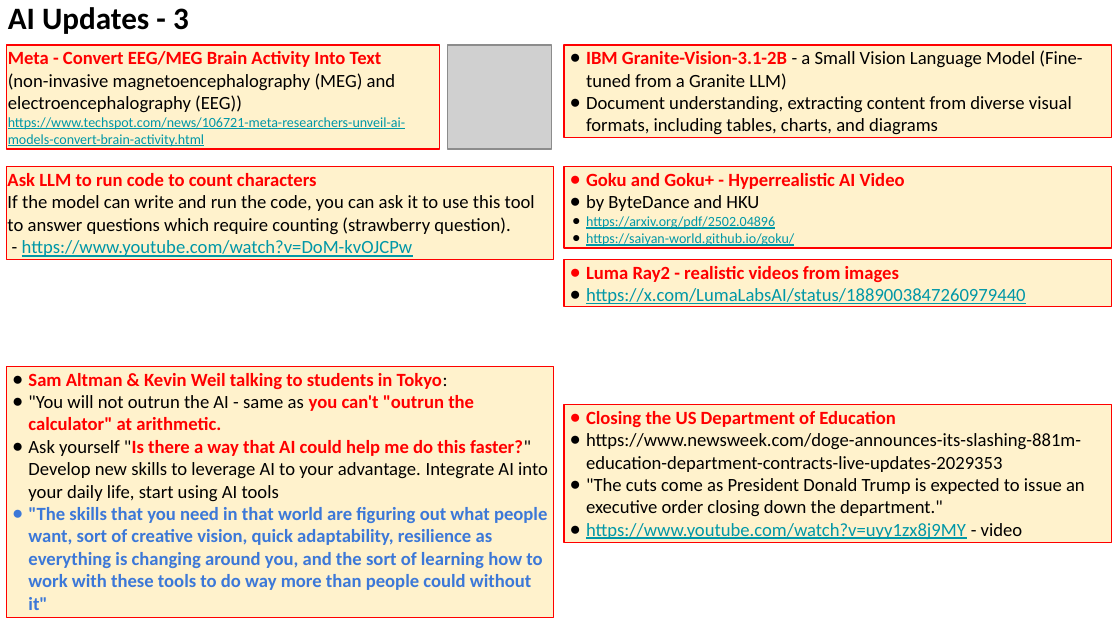
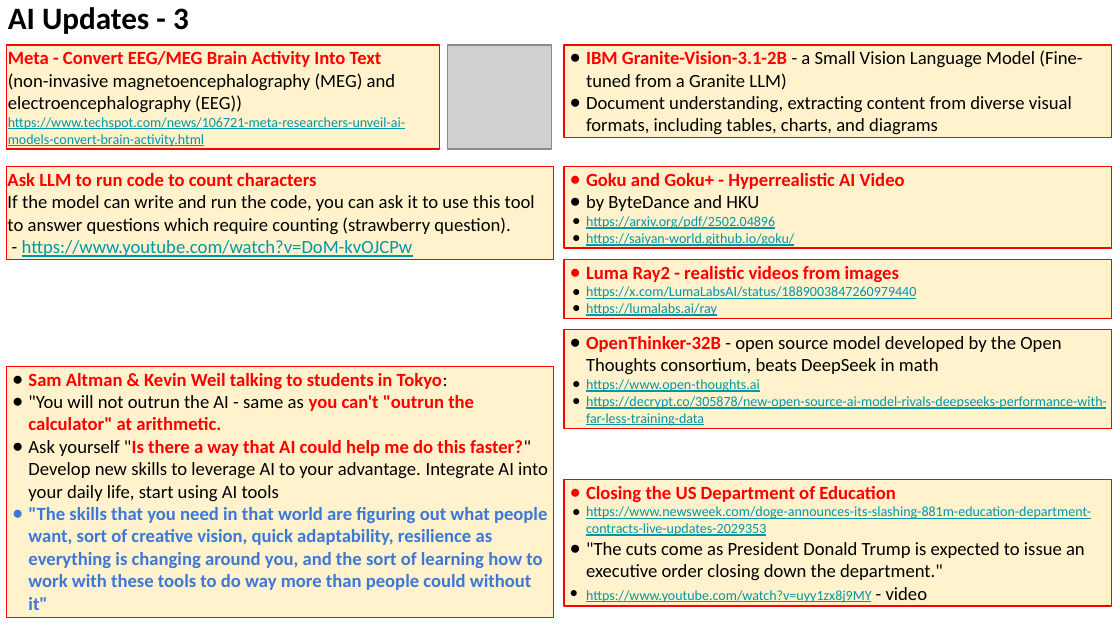
Before and after one commit to lselector/seminar, a slide deck: slide 17 of 2025/2025-02-14-AI-Updates.pptx (slide 13 before the commit). Drawn at 1120x630 pixels with LibreOffice and Linux fonts; fonts in the diff are those of the drawing; grey boxes stand for pictures. Boxes give left, top, right and bottom in pixels: in the first picture for what was removed or moved away, otherwise in the second. Text is boxed around its words. In the diff, an @@ line names an element or a change of style, - is before the commit and + after.

```diff
--- a/2025/2025-02-14-AI-Updates.pptx
+++ b/2025/2025-02-14-AI-Updates.pptx
@@ rectangle "Luma Ray2 - realistic videos ...": place and size @@
-rectangle "Luma Ray2 - realistic videos ..." at <box>564,260,1112,307</box>
+rectangle "Luma Ray2 - realistic videos ..." at <box>564,260,1112,319</box>
@@ text in rectangle at <box>586,286,916,299</box>: size 12 to 9 pt in "https://x.com/LumaLabsAI/status/1889003847260979440"; indent changed @@
@@ rectangle added at <box>564,329,1112,428</box>, fill #FFF2CC, outline #FF0000 0.75 pt, 9 pt, text #0097A7, underline @@
+● OpenThinker-32B - open source model developed by the Open Thoughts consortium, beats DeepSeek in math
+● https://www.open-thoughts.ai
+● https://decrypt.co/305878/new-open-source-ai-model-rivals-deepseeks-performance-with-far-less-training-data
@@ text in rectangle at <box>586,303,717,316</box>: paragraph added @@
+● https://lumalabs.ai/ray
@@ rectangle "Closing the US Department of ...": place and size @@
-rectangle "Closing the US Department of ..." at <box>564,404,1112,542</box>
+rectangle "Closing the US Department of ..." at <box>564,479,1112,606</box>
@@ text in rectangle at <box>586,506,1091,603</box>: size 12 to 9 pt in "https://www.newsweek.com/doge-announces-its-slashing-881m-ed ...", "https://www.youtube.com/watch?v=uyy1zx8j9MY"; text colour #000000 to #0097A7, underline on in "https://www.newsweek.com/doge-announces-its-slashing-881m-ed ..."; indent changed @@
```
Also in this commit, not shown: 5 other slides changed, 5 slides added.
